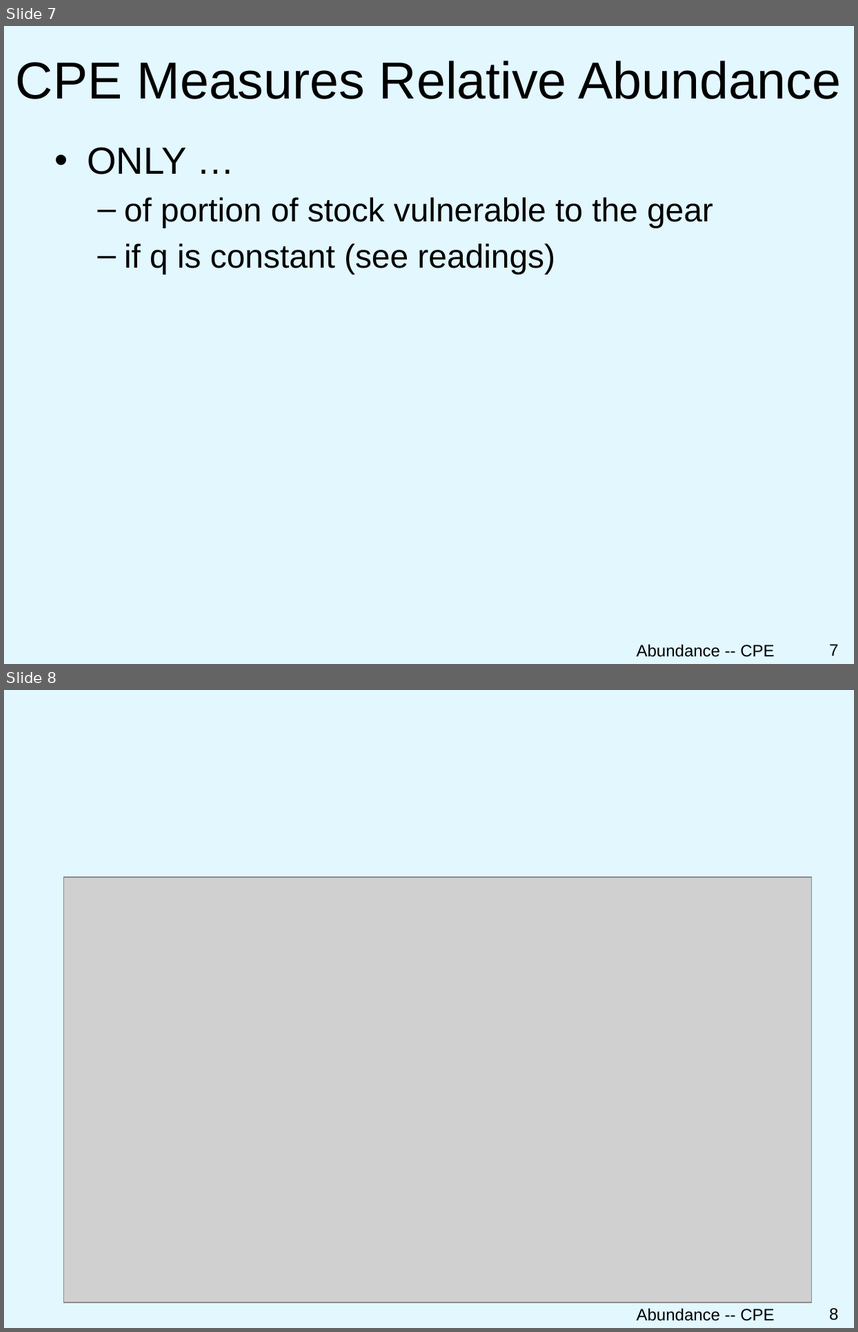
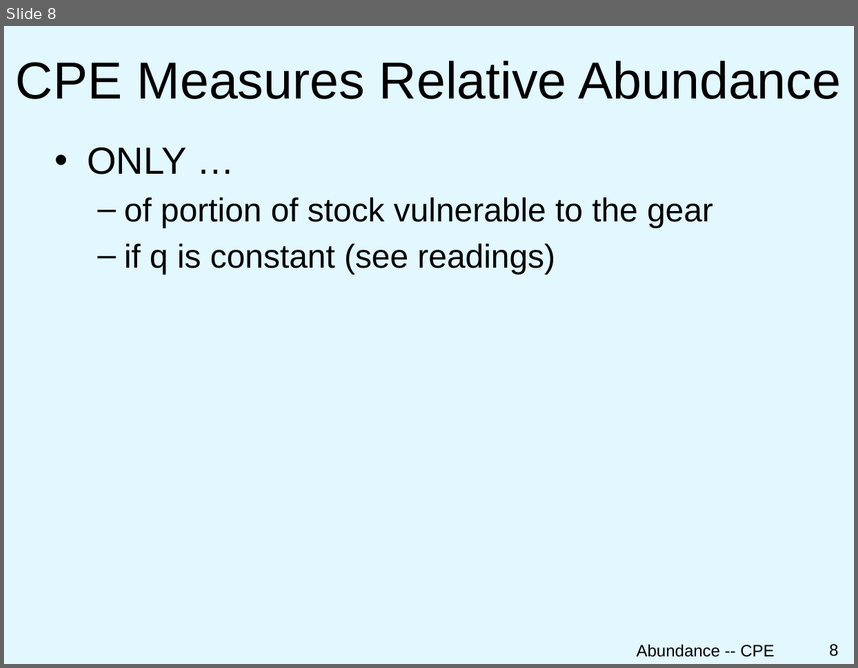
Before and after one commit to droglenc/NCNRS349, a slide deck: modules/PPT/CPUE.pptx. Shown one above the other, each under a label of ours: slides 7 and 8 before the commit, slide 8 after it. The pictures are 858x1332 and 858x668 pixels, drawn with LibreOffice and Linux fonts; fonts in the diff are those of the drawing; grey boxes stand for pictures; background and template pictures are left out. Boxes give left, top, right and bottom in pixels: in the first picture for what was removed or moved away, otherwise in the second. Text is boxed around its words. In the diff, an @@ line names an element or a change of style, - is before the commit and + after.

```diff
--- a/modules/PPT/CPUE.pptx
+++ b/modules/PPT/CPUE.pptx
@@ slide 8 removed at box(4, 690, 854, 1328), background picture (left out) @@
@@ picture removed at box(63, 877, 811, 1302) @@
@@ text removed at box(637, 1308, 774, 1321) @@
-Abundance -- CPE
@@ page number removed at box(829, 1308, 838, 1320) @@
-8
@@ what was slide 7 is now slide 8 @@
@@ page number at box(829, 644, 838, 656): text changed @@
-7
+8
```
Also in this commit, not shown: 1 slide changed, 3 slides added, 1 other file.
